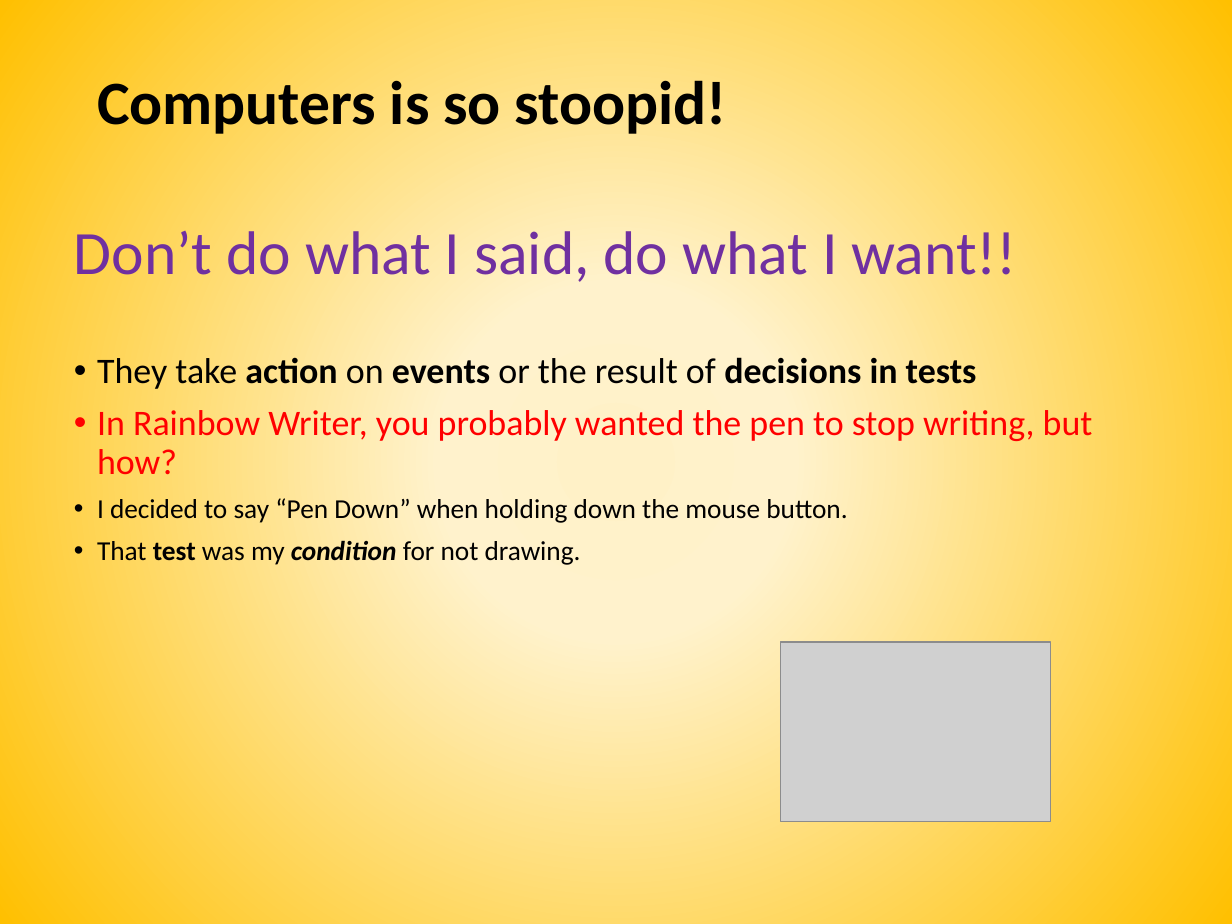
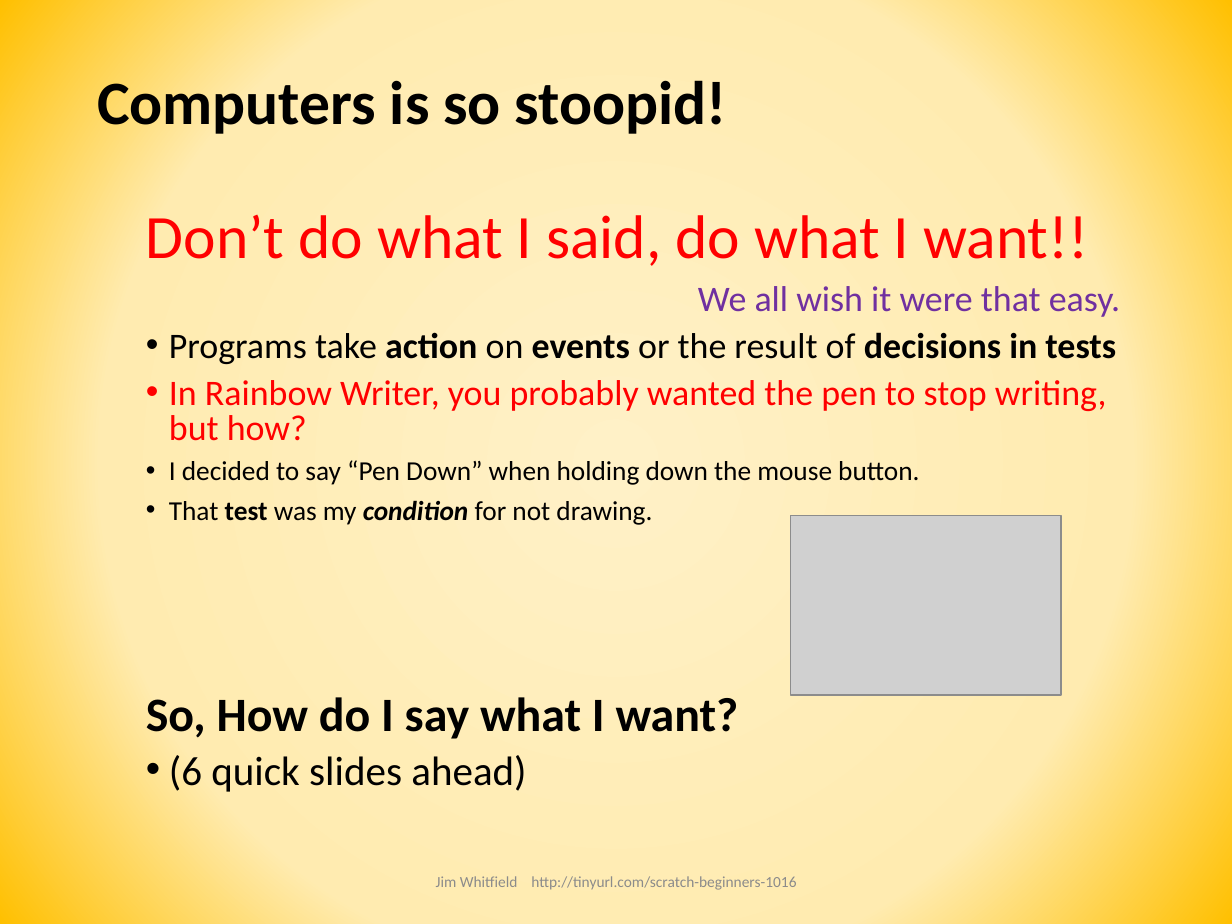
Before and after one commit to joedean/beginner-scratch, a slide deck: slide 6 of CoderDojo Beginner Scratch Session.pptx. Drawn at 1232x924 pixels with LibreOffice and Linux fonts; fonts in the diff are those of the drawing; grey boxes stand for pictures. Boxes give left, top, right and bottom in pixels: in the first picture for what was removed or moved away, otherwise in the second. Text is boxed around its words. In the diff, an @@ line names an element or a change of style, - is before the commit and + after.

```diff
--- a/CoderDojo Beginner Scratch Session.pptx
+++ b/CoderDojo Beginner Scratch Session.pptx
@@ background gradient #FFF1C7 to #FFF2CC to #FFC000 to gradient #FFF1C7 to #FFEBB0 to #FFC000 @@
@@ text "Don’t do what I said, ..." moved from (x1=74, y1=231, x2=1093, y2=565) to (x1=146, y1=215, x2=1120, y2=792) @@
@@ text at (x1=146, y1=215, x2=1107, y2=525): text colour #7030A0 to #FF0000 in "Don’t do what I said, do what ..."; line spacing 0.9 to 0.8 @@
@@ text at (x1=169, y1=286, x2=1120, y2=364): text changed; bold off @@
-• They take action on events or the result of decisions in tests
+We all wish it were that easy.
+• Programs take action on events or the result of decisions in tests
@@ picture moved from (x1=780, y1=642, x2=1051, y2=822) to (x1=791, y1=515, x2=1062, y2=695) @@
@@ text at (x1=146, y1=697, x2=739, y2=792): paragraphs added @@
+So, How do I say what I want?
+• (6 quick slides ahead)
@@ text added at (x1=436, y1=876, x2=796, y2=890), 9 pt, text #8C8C8C @@
+Jim Whitfield http://tinyurl.com/scratch-beginners-1016
```
Also in this commit, not shown: 24 other slides changed.
